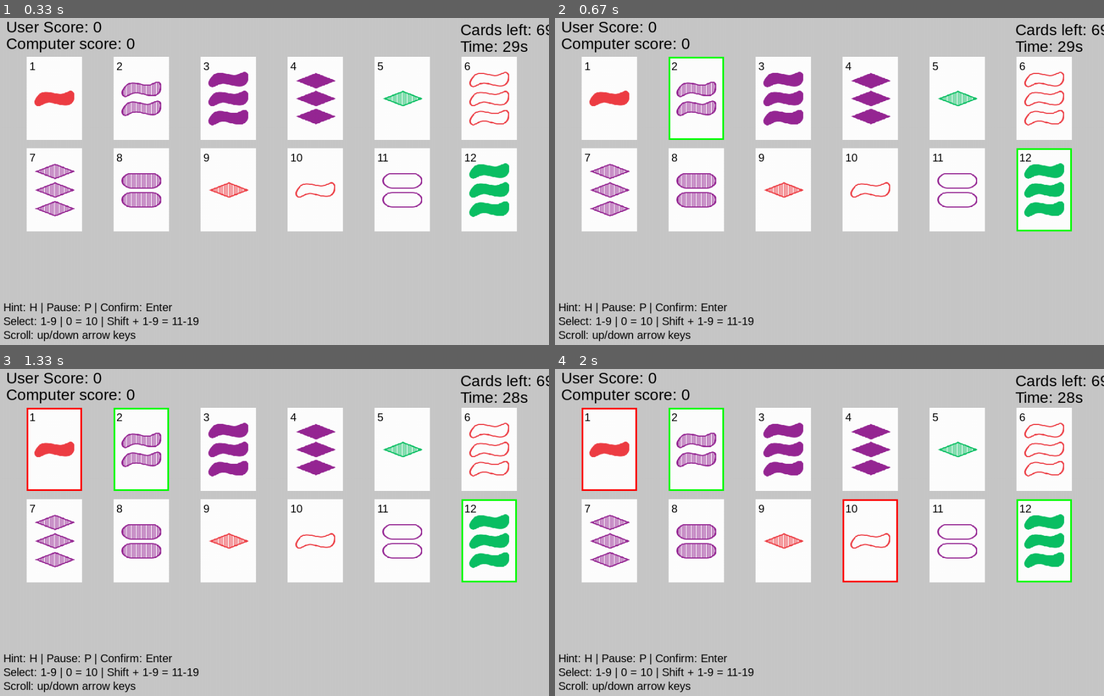
Above: before the commit, frames 1-4 (two rows, left to right).
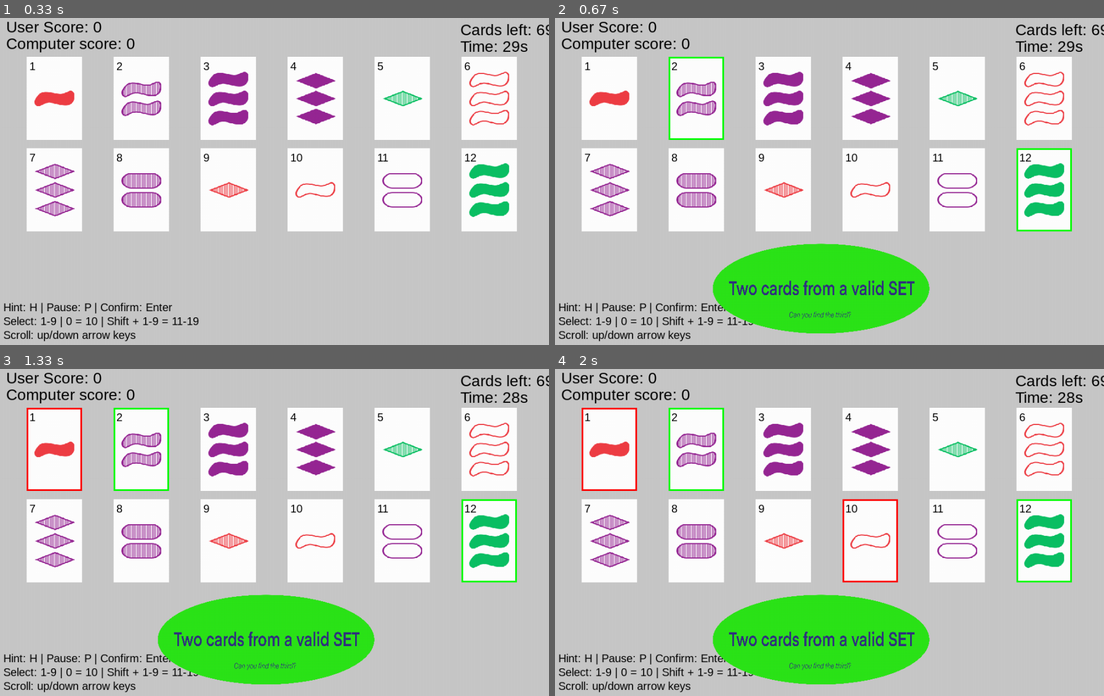
Above: after the commit, the same moments.

Repository: MifiLoiz/Sett
Game: pygame game, started from set_pygame.py
Same seed, same stepped clock (60 frames per second), same inputs: the game is played once before the commit and once after it.
Inputs:
- Up to frame 1 (0.33 s): no input
- Up to frame 2 (0.67 s): hold H from 0.33 s (still down); hold Up from 0.33 s (still down)
- Up to frame 3 (1.33 s): release H at 0.8 s; release Up at 0.8 s; click "1" at 0.88 s; tap Enter at 1.17 s
- Up to frame 4 (2 s): click "10" at 1.55 s

Frame 1 is identical in both runs. In frame 2, 8.6% of the frame differs, in the area x 28-69%, y 68-97%; in frame 3, 8.6%; in frame 4, 8.6%.

Commit message:
Added a line I forgot to make sure the hint message is displayed correclty

Diff:
--- a/set_pygame.py
+++ b/set_pygame.py
@@ -355,6 +355,7 @@
             self.hint_used = True
             hint_img = pygame.image.load("hint_green.png")
             hint_img = pygame.transform.scale(hint_img, (450,250))
+            self.message = hint_img
             self.message_time = time.time()  # sets the message time to current time
 
     def computer_turn(self):
